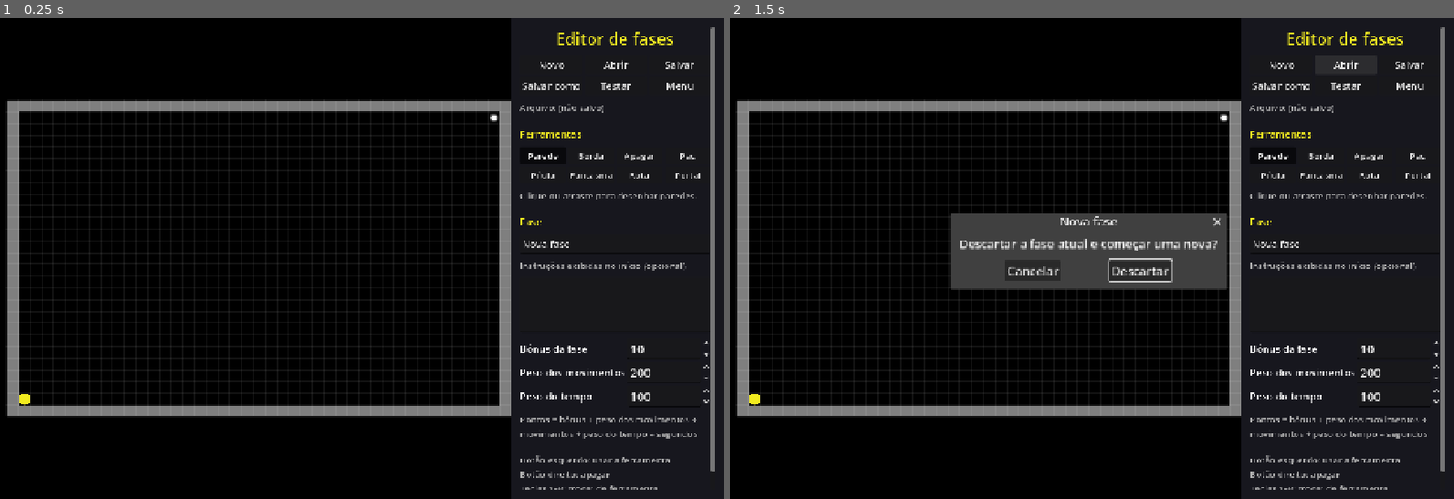
Above: before the commit, frames 1-2 (left to right).
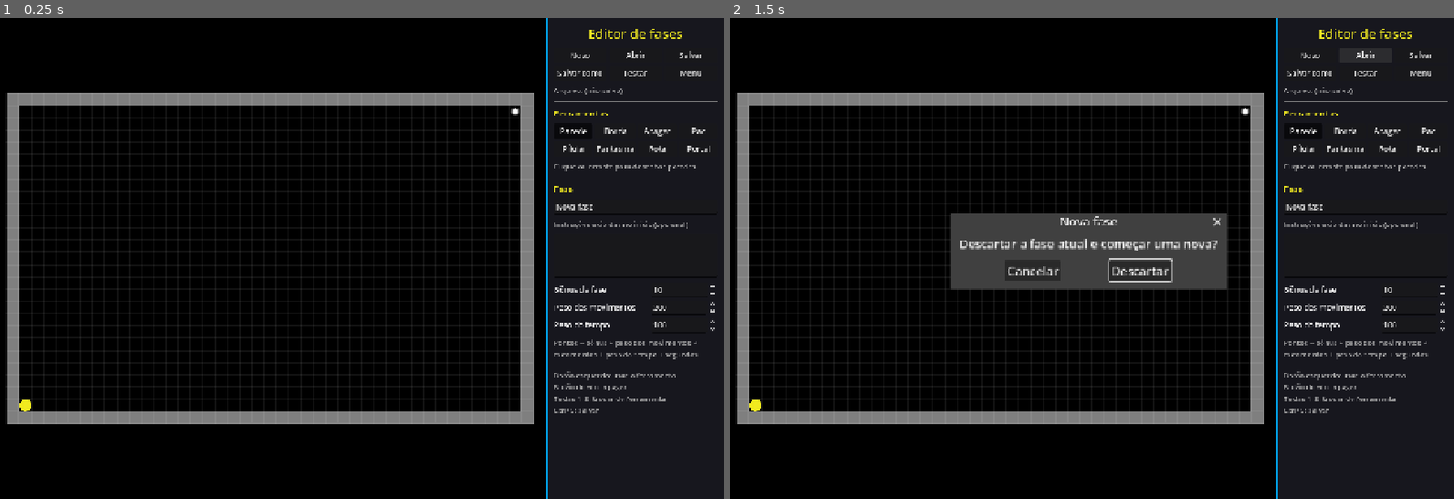
Above: after the commit, the same moments.

Repository: luanws/pacmaze
Game: Godot game, scene res://scenes/level_editor.tscn
The game is run twice, just before and just after one commit, with the same random seed, the same clock (stepped at 60 frames per second) and the same inputs. This scene is started directly instead of the project's main scene.
Inputs:
- Up to frame 1 (0.25 s): no input
- Up to frame 2 (1.5 s): click "Novo" at 0.5 s; click "Abrir" at 1.25 s

The runs differ from the first frame. In frame 1, 15% of the frame differs, in the area x 1-100%, y 0-100%; in frame 2, 14%.

Commit message:
level editor

Diff:
--- a/scenes/level_editor.tscn
+++ b/scenes/level_editor.tscn
@@ -1,22 +1,25 @@
 [gd_scene format=3]
 
 [ext_resource type="Script" path="res://scripts/level_editor.gd" id="1_editor"]
+
+[sub_resource type="Theme" id="Theme_panel"]
+default_font_size = 14
 
 [sub_resource type="StyleBoxFlat" id="StyleBoxFlat_panel"]
 bg_color = Color(0.09, 0.09, 0.12, 1)
 border_width_left = 2
 border_color = Color(0, 0.63, 0.9, 1)
-content_margin_left = 16.0
-content_margin_top = 16.0
-content_margin_right = 16.0
-content_margin_bottom = 16.0
+content_margin_left = 12.0
+content_margin_top = 12.0
+content_margin_right = 12.0
+content_margin_bottom = 12.0
 
 [sub_resource type="LabelSettings" id="LabelSettings_section"]
-font_size = 18
+font_size = 16
 font_color = Color(0.95, 0.92, 0.13, 1)
 
 [sub_resource type="LabelSettings" id="LabelSettings_hint"]
-font_size = 16
+font_size = 13
 font_color = Color(0.7, 0.7, 0.7, 1)
 
 [node name="LevelEditor" type="Node2D"]
@@ -37,9 +40,10 @@
 anchor_left = 1.0
 anchor_right = 1.0
 anchor_bottom = 1.0
-offset_left = -360.0
+offset_left = -320.0
 grow_horizontal = 0
 grow_vertical = 2
+theme = SubResource("Theme_panel")
 theme_override_styles/panel = SubResource("StyleBoxFlat_panel")
 
 [node name="Scroll" type="ScrollContainer" parent="UI/Panel"]
@@ -49,60 +53,53 @@
 [node name="Content" type="VBoxContainer" parent="UI/Panel/Scroll"]
 layout_mode = 2
 size_flags_horizontal = 3
-theme_override_constants/separation = 10
+theme_override_constants/separation = 8
 
 [node name="Title" type="Label" parent="UI/Panel/Scroll/Content"]
 layout_mode = 2
 theme_override_colors/font_color = Color(0.95, 0.92, 0.13, 1)
-theme_override_font_sizes/font_size = 30
+theme_override_font_sizes/font_size = 24
 text = "Editor de fases"
 horizontal_alignment = 1
 
 [node name="FileButtons" type="GridContainer" parent="UI/Panel/Scroll/Content"]
 layout_mode = 2
-theme_override_font_sizes/font_size = 18
 columns = 3
 
 [node name="NewButton" type="Button" parent="UI/Panel/Scroll/Content/FileButtons"]
 unique_name_in_owner = true
 layout_mode = 2
 size_flags_horizontal = 3
-theme_override_font_sizes/font_size = 18
 text = "Novo"
 
 [node name="OpenButton" type="Button" parent="UI/Panel/Scroll/Content/FileButtons"]
 unique_name_in_owner = true
 layout_mode = 2
 size_flags_horizontal = 3
-theme_override_font_sizes/font_size = 18
 text = "Abrir"
 
 [node name="SaveButton" type="Button" parent="UI/Panel/Scroll/Content/FileButtons"]
 unique_name_in_owner = true
 layout_mode = 2
 size_flags_horizontal = 3
-theme_override_font_sizes/font_size = 18
 text = "Salvar"
 
 [node name="SaveAsButton" type="Button" parent="UI/Panel/Scroll/Content/FileButtons"]
 unique_name_in_owner = true
 layout_mode = 2
 size_flags_horizontal = 3
-theme_override_font_sizes/font_size = 18
 text = "Salvar como"
 
 [node name="TestButton" type="Button" parent="UI/Panel/Scroll/Content/FileButtons"]
 unique_name_in_owner = true
 layout_mode = 2
 size_flags_horizontal = 3
-theme_override_font_sizes/font_size = 18
 text = "Testar"
 
 [node name="BackButton" type="Button" parent="UI/Panel/Scroll/Content/FileButtons"]
 unique_name_in_owner = true
 layout_mode = 2
 size_flags_horizontal = 3
-theme_override_font_sizes/font_size = 18
 text = "Menu"
 
 [node name="FileLabel" type="Label" parent="UI/Panel/Scroll/Content"]
@@ -127,7 +124,7 @@
 
 [node name="ToolHint" type="Label" parent="UI/Panel/Scroll/Content"]
 unique_name_in_owner = true
-custom_minimum_size = Vector2(320, 0)
+custom_minimum_size = Vector2(280, 0)
 layout_mode = 2
 label_settings = SubResource("LabelSettings_hint")
 autowrap_mode = 3
@@ -142,14 +139,12 @@
 [node name="Label" type="Label" parent="UI/Panel/Scroll/Content/GhostOptions/ColorRow"]
 layout_mode = 2
 size_flags_horizontal = 3
-theme_override_font_sizes/font_size = 18
 text = "Cor"
 
 [node name="GhostColor" type="OptionButton" parent="UI/Panel/Scroll/Content/GhostOptions/ColorRow"]
 unique_name_in_owner = true
-custom_minimum_size = Vector2(150, 0)
-layout_mode = 2
-theme_override_font_sizes/font_size = 18
+custom_minimum_size = Vector2(120, 0)
+layout_mode = 2
 
 [node name="SpeedRow" type="HBoxContainer" parent="UI/Panel/Scroll/Content/GhostOptions"]
 layout_mode = 2
@@ -157,12 +152,11 @@
 [node name="Label" type="Label" parent="UI/Panel/Scroll/Content/GhostOptions/SpeedRow"]
 layout_mode = 2
 size_flags_horizontal = 3
-theme_override_font_sizes/font_size = 18
 text = "Velocidade (células/s)"
 
 [node name="GhostSpeed" type="SpinBox" parent="UI/Panel/Scroll/Content/GhostOptions/SpeedRow"]
 unique_name_in_owner = true
-custom_minimum_size = Vector2(150, 0)
+custom_minimum_size = Vector2(120, 0)
 layout_mode = 2
 min_value = 0.5
 max_value = 30.0
@@ -176,19 +170,17 @@
 unique_name_in_owner = true
 layout_mode = 2
 size_flags_horizontal = 3
-theme_override_font_sizes/font_size = 18
 text = "Desfazer trecho"
 
 [node name="ClearRouteButton" type="Button" parent="UI/Panel/Scroll/Content/GhostOptions/RouteButtons"]
 unique_name_in_owner = true
 layout_mode = 2
 size_flags_horizontal = 3
-theme_override_font_sizes/font_size = 18
 text = "Limpar rota"
 
 [node name="RouteInfo" type="Label" parent="UI/Panel/Scroll/Content/GhostOptions"]
 unique_name_in_owner = true
-custom_minimum_size = Vector2(320, 0)
+custom_minimum_size = Vector2(280, 0)
 layout_mode = 2
 label_settings = SubResource("LabelSettings_hint")
 autowrap_mode = 3
@@ -200,12 +192,11 @@
 [node name="Label" type="Label" parent="UI/Panel/Scroll/Content/PortalOptions"]
 layout_mode = 2
 size_flags_horizontal = 3
-theme_override_font_sizes/font_size = 18
 text = "Cor do par"
 
 [node name="PortalColor" type="ColorPickerButton" parent="UI/Panel/Scroll/Content/PortalOptions"]
 unique_name_in_owner = true
-custom_minimum_size = Vector2(150, 32)
+custom_minimum_size = Vector2(120, 28)
 layout_mode = 2
 color = Color(1, 0, 0, 1)
 edit_alpha = false
@@ -221,7 +212,6 @@
 [node name="NameEdit" type="LineEdit" parent="UI/Panel/Scroll/Content"]
 unique_name_in_owner = true
 layout_mode = 2
-theme_override_font_sizes/font_size = 18
 placeholder_text = "Nome da fase"
 
 [node name="InstructionsLabel" type="Label" parent="UI/Panel/Scroll/Content"]
@@ -231,9 +221,8 @@
 
 [node name="InstructionsEdit" type="TextEdit" parent="UI/Panel/Scroll/Content"]
 unique_name_in_owner = true
-custom_minimum_size = Vector2(0, 100)
-layout_mode = 2
-theme_override_font_sizes/font_size = 16
+custom_minimum_size = Vector2(0, 80)
+layout_mode = 2
 wrap_mode = 1
 
 [node name="Scoring" type="GridContainer" parent="UI/Panel/Scroll/Content"]
@@ -243,41 +232,38 @@
 [node name="BonusLabel" type="Label" parent="UI/Panel/Scroll/Content/Scoring"]
 layout_mode = 2
 size_flags_horizontal = 3
-theme_override_font_sizes/font_size = 18
 text = "Bônus da fase"
 
 [node name="BonusSpin" type="SpinBox" parent="UI/Panel/Scroll/Content/Scoring"]
 unique_name_in_owner = true
-custom_minimum_size = Vector2(150, 0)
+custom_minimum_size = Vector2(120, 0)
 layout_mode = 2
 max_value = 10000.0
 
 [node name="MovesLabel" type="Label" parent="UI/Panel/Scroll/Content/Scoring"]
 layout_mode = 2
 size_flags_horizontal = 3
-theme_override_font_sizes/font_size = 18
 text = "Peso dos movimentos"
 
 [node name="MovesSpin" type="SpinBox" parent="UI/Panel/Scroll/Content/Scoring"]
 unique_name_in_owner = true
-custom_minimum_size = Vector2(150, 0)
+custom_minimum_size = Vector2(120, 0)
 layout_mode = 2
 max_value = 10000.0
 
 [node name="TimeLabel" type="Label" parent="UI/Panel/Scroll/Content/Scoring"]
 layout_mode = 2
 size_flags_horizontal = 3
-theme_override_font_sizes/font_size = 18
 text = "Peso do tempo"
 
 [node name="TimeSpin" type="SpinBox" parent="UI/Panel/Scroll/Content/Scoring"]
 unique_name_in_owner = true
-custom_minimum_size = Vector2(150, 0)
+custom_minimum_size = Vector2(120, 0)
 layout_mode = 2
 max_value = 10000.0
 
 [node name="ScoringHint" type="Label" parent="UI/Panel/Scroll/Content"]
-custom_minimum_size = Vector2(320, 0)
+custom_minimum_size = Vector2(280, 0)
 layout_mode = 2
 text = "Pontos = bônus + peso dos movimentos ÷ movimentos + peso do tempo ÷ segundos"
 label_settings = SubResource("LabelSettings_hint")
@@ -287,7 +273,7 @@
 layout_mode = 2
 
 [node name="Help" type="Label" parent="UI/Panel/Scroll/Content"]
-custom_minimum_size = Vector2(320, 0)
+custom_minimum_size = Vector2(280, 0)
 layout_mode = 2
 text = "Botão esquerdo: usar a ferramenta
 Botão direito: apagar
--- a/scripts/level_editor.gd
+++ b/scripts/level_editor.gd
@@ -3,7 +3,7 @@
 
 enum Tool { WALL, BORDER, ERASE, PLAYER, PILL, GHOST, ROUTE, PORTAL }
 
-const PANEL_WIDTH := 360.0
+const PANEL_WIDTH := 320.0
 const MARGIN := 24.0
 const STATUS_DURATION := 4.0
 const TOOL_NAMES := {
@@ -135,7 +135,6 @@
 		button.button_group = group
 		button.focus_mode = Control.FOCUS_NONE
 		button.size_flags_horizontal = Control.SIZE_EXPAND_FILL
-		button.add_theme_font_size_override("font_size", 16)
 		button.tooltip_text = "%s (%d)" % [TOOL_NAMES[t], t + 1]
 		button.pressed.connect(_select_tool.bind(t))
 		tool_grid.add_child(button)
